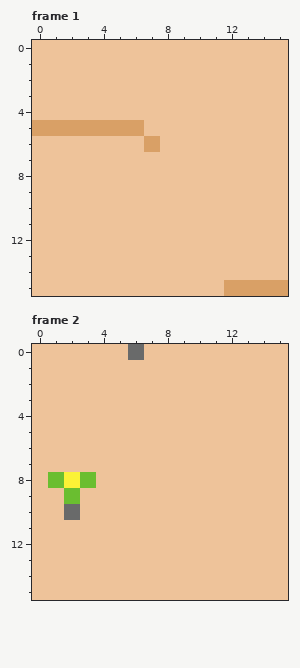
One commit to this pixel-art file: desert.aseprite. The picture above is the old version.
16x16 pixels, 3 frames. Shown: frame 1, frame 2. The commit also changed other frames, which this record leaves out.
New version:
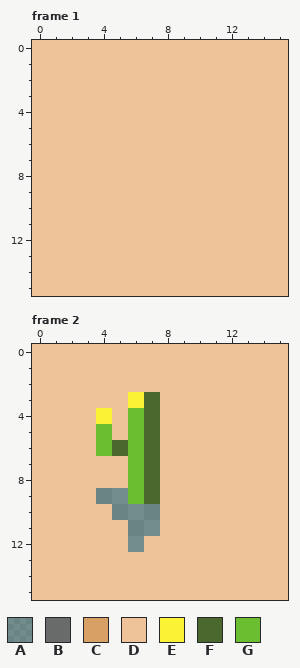
Palette (. is transparent): A #22203450  B #696a6a  C #d9a066  D #eec39a  E #fbf236  F #4b692f  G #6abe30
Diff:
Frame 1:
The edit turns colour C into colour D in row 5 at x 0 to 6; in row 6 at x 7; in row 15 at x 12 to 15.
Frame 2:
The edit turns colour D into colour A in row 9 at x 4 to 5; in row 10 at x 5 to 7; in row 11 at x 6 to 7; in row 12 at x 6.
The edit turns colour B into colour D in row 0 at x 6; in row 10 at x 2.
The edit turns colour E into colour D in row 8 at x 2.
The edit turns colour G into colour D in row 8 at x 1 and 3; in row 9 at x 2.
The edit turns colour D into colour E in row 3 at x 6; in row 4 at x 4.
The edit turns colour D into colour F in rows 3 to 5 at x 7; in row 6 at x 5 and 7; in rows 7 to 9 at x 7.
The edit turns colour D into colour G in row 4 at x 6; in rows 5 to 6 at x 4 and 6; in rows 7 to 9 at x 6.
Boxes around the changes in both pictures, in picture pixels (x1, y1, x2, y2):
changed: (32, 120, 160, 152)
changed: (224, 280, 288, 296)
changed: (48, 344, 160, 552)
